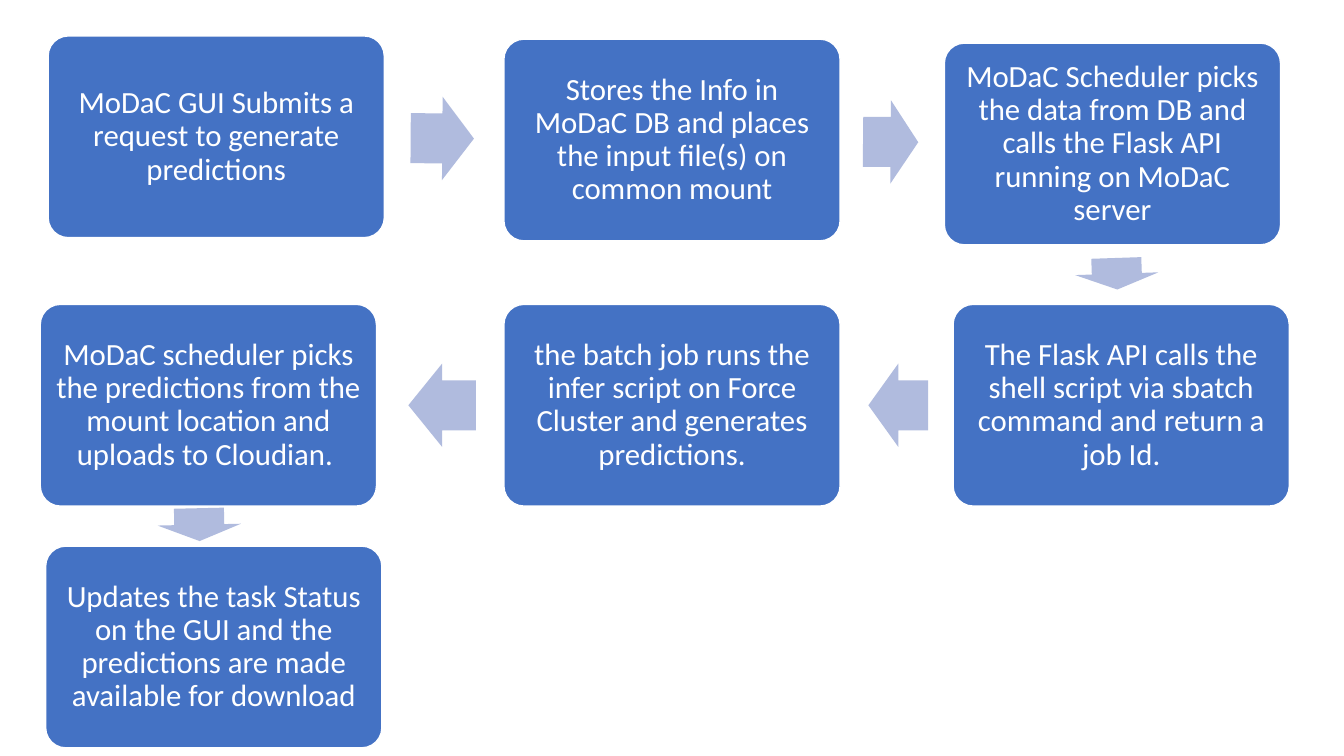
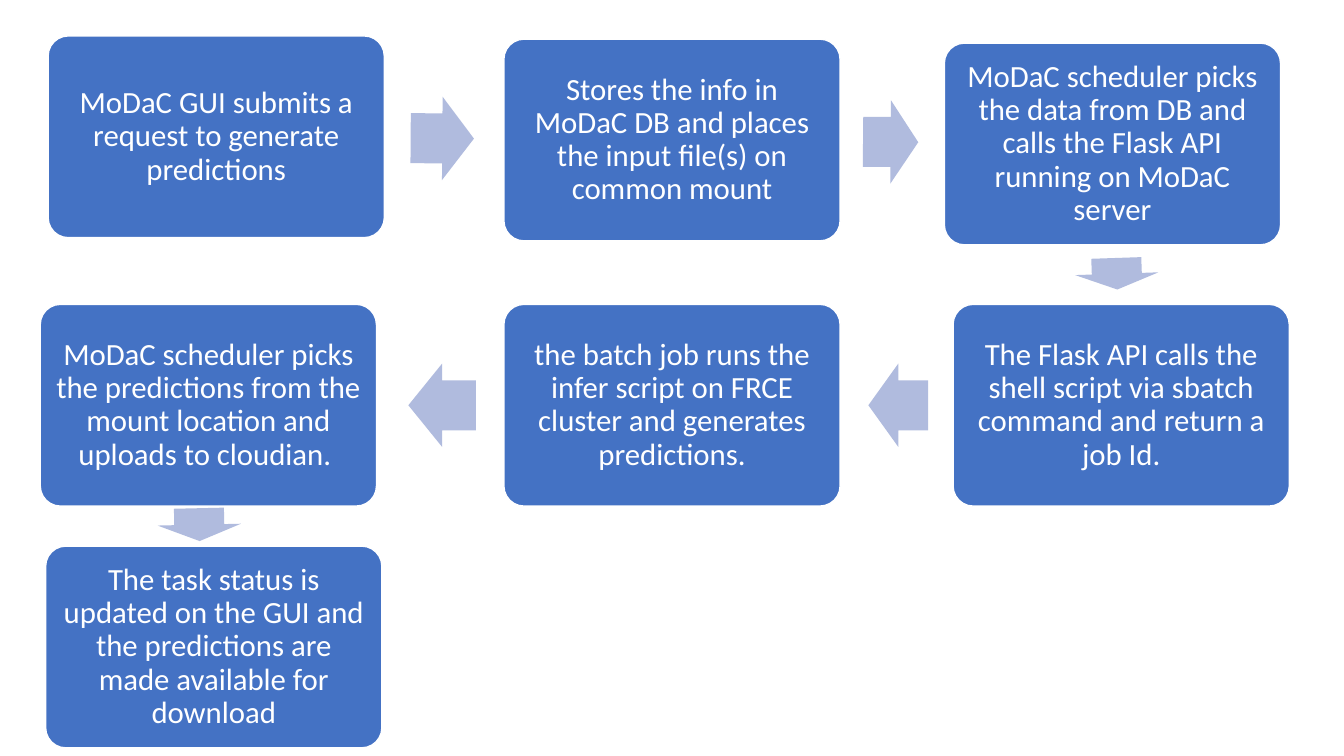
Before and after one commit to CBIIT/nci-doe-data-sharing, a slide deck: slide 1 of flaskProject/MoDaC Predcitions workflow.pptx. Drawn at 1344x756 pixels with LibreOffice and Linux fonts; fonts in the diff are those of the drawing. Boxes give left, top, right and bottom in pixels: in the first picture for what was removed or moved away, otherwise in the second. Text is boxed around its words. In the diff, an @@ line names an element or a change of style, - is before the commit and + after.

```diff
--- a/flaskProject/MoDaC Predcitions workflow.pptx
+++ b/flaskProject/MoDaC Predcitions workflow.pptx
@@ text at (535,78,809,199): text changed @@
-Stores the Info in MoDaC DB and places the input file(s) on common mount
+Stores the info in MoDaC DB and places the input file(s) on common mount
@@ text at (967,65,1257,220): text changed @@
-MoDaC Scheduler picks the data from DB and calls the Flask API running on MoDaC server
+MoDaC scheduler picks the data from DB and calls the Flask API running on MoDaC server
@@ text at (80,91,353,185): text changed @@
-MoDaC GUI Submits a request to generate predictions
+MoDaC GUI submits a request to generate predictions
@@ text at (56,343,361,470): text changed @@
-MoDaC scheduler picks the predictions from the mount location and uploads to Cloudian.
+MoDaC scheduler picks the predictions from the mount location and uploads to cloudian.
@@ text at (534,343,810,470): text changed @@
-the batch job runs the infer script on Force Cluster and generates predictions.
+the batch job runs the infer script on FRCE cluster and generates predictions.
@@ text at (64,568,364,723): text changed @@
-Updates the task Status on the GUI and the predictions are made available for download
+The task status is updated on the GUI and the predictions are made available for download
```
Also in this commit, not shown: 4 other files.
